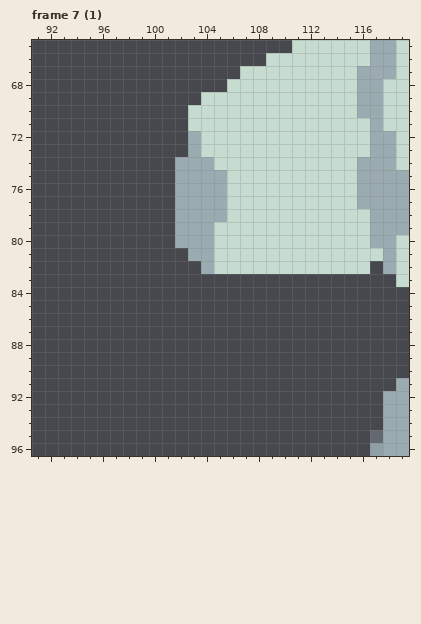
Edited in one commit: pixel-art file (resources/kid/unpacked/asesprite/helms/steel.aseprite). Above: the version before the commit.
256x256 pixels, 64 frames. Pixels under 10% opacity are left out. Colours within 5 levels of each other are drawn and written as one. Shown: frame 7 (1): x 91..119, y 65..96. The commit also changed other frames or places, which this record leaves out.
Now the later version:
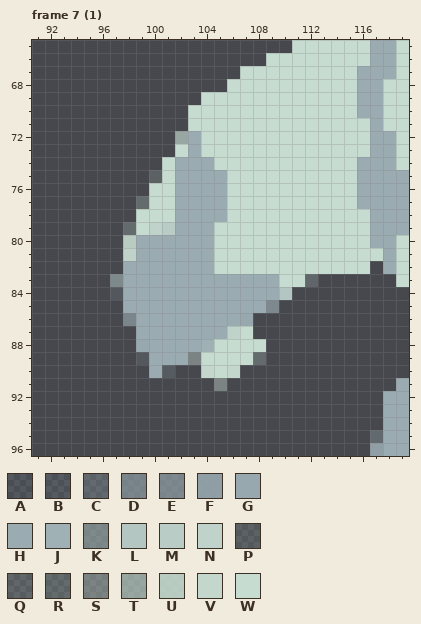
Palette (. is transparent): A #9babb228  B #9babb230  C #9babb254  D #9babb29f  E #9babb2a7  F #9babb2df  G #9babb2f7  H #9babb2  J #a0b1b5  K #aabcbc8f  L #b3c6c2  M #b9ccc6  N #bfd3ca  P #c7dcd02c  Q #c7dcd034  R #c7dcd03c  S #c7dcd068  T #c7dcd0a3  U #c7dcd0e3  V #c7dcd0f7  W #c7dcd0
Difference:
layer "change" added
Frame 7 (1), layer "change":
There is now colour A in row 84 at x 97; in row 89 at x 99.
There is now colour B in row 90 at x 101.
There is now colour D in row 86 at x 98.
There is now colour E in row 85 at x 109.
There is now colour G in row 86 at x 107; in row 88 at x 99.
There is now colour H in row 80 at x 99 to 101; in row 81 at x 99 to 102; in row 82 at x 98 to 103; in rows 83 to 84 at x 98 to 109; in row 85 at x 98 to 108; in row 86 at x 99 to 106.
There is now colour H in row 87 at x 99 to 105; in row 88 at x 100 to 103; in row 89 at x 100 to 102; in row 90 at x 100.
There is now colour J in row 88 at x 104.
There is now colour K in row 83 at x 97.
There is now colour L in row 84 at x 110.
There is now colour M in row 79 at x 101.
There is now colour N in row 79 at x 100; in row 81 at x 98; in row 87 at x 106.
There is now colour P in row 75 at x 100.
There is now colour Q in row 83 at x 112.
There is now colour R in row 77 at x 99; in row 79 at x 98; in row 89 at x 108.
There is now colour S in row 89 at x 103; in row 91 at x 105.
There is now colour T in row 72 at x 102.
There is now colour U in row 80 at x 98.
There is now colour V in row 90 at x 104 and 106.
There is now colour W in row 73 at x 102; in rows 74 to 75 at x 101; in rows 76 to 77 at x 100 to 101; in row 78 at x 99 to 101; in row 79 at x 99; in row 83 at x 110 to 111.
There is now colour W in row 87 at x 107; in row 88 at x 105 to 108; in row 89 at x 104 to 107; in row 90 at x 105.
